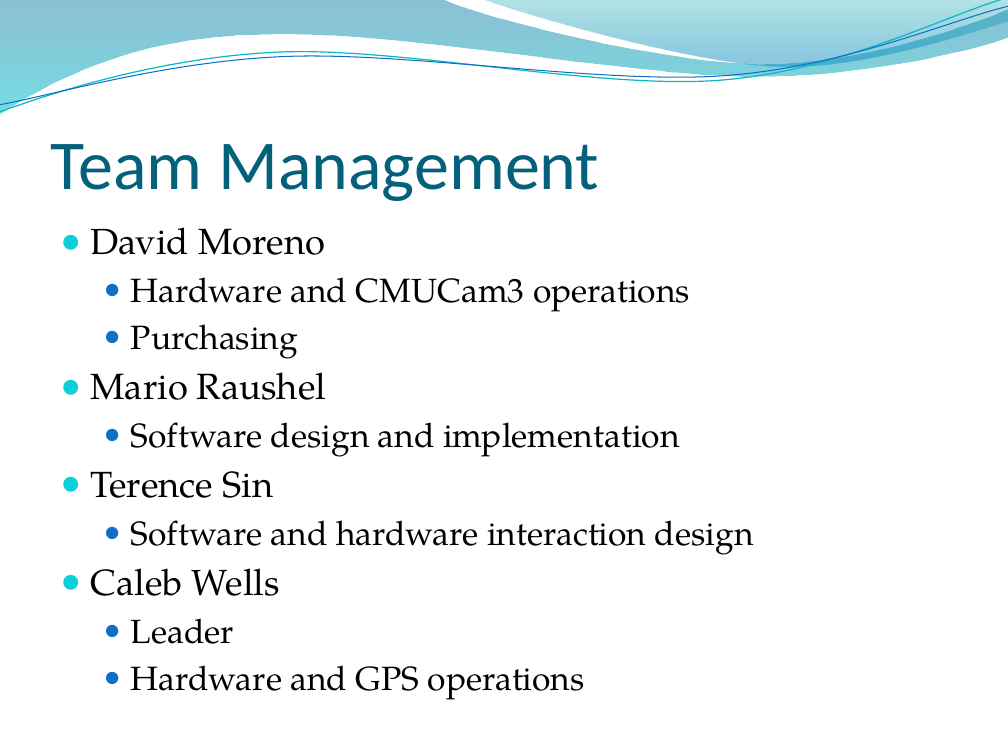
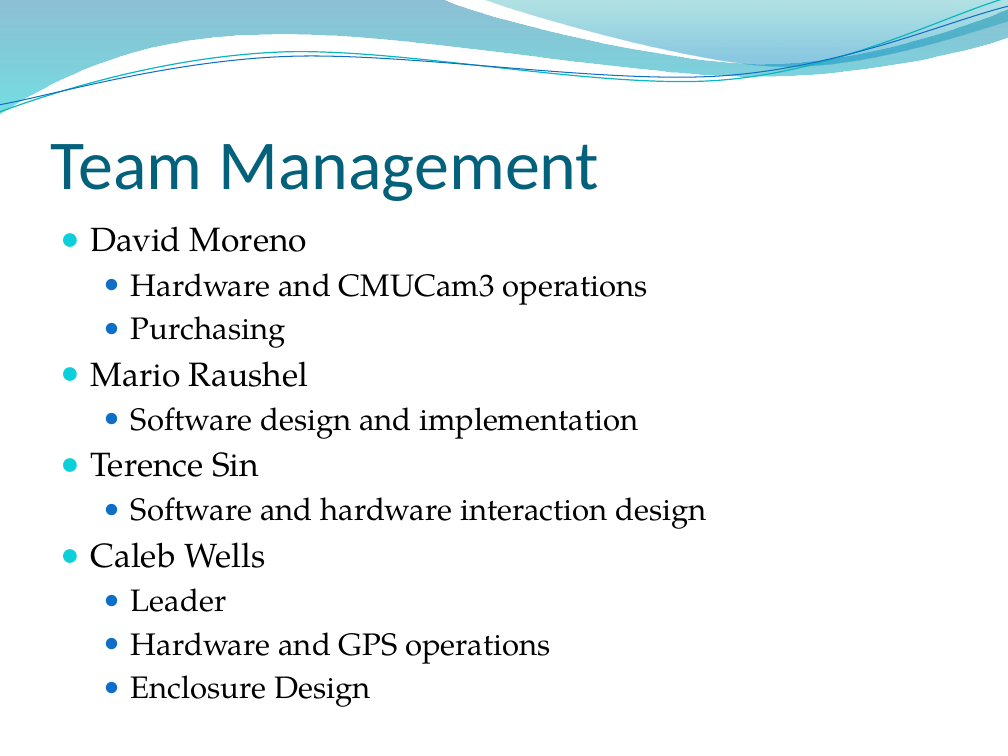
Before and after one commit to tasbal/cpsc483, a slide deck: slide 15 of MISC/Final Presentation.pptx (slide 16 before the commit). Drawn at 1008x756 pixels with LibreOffice and Linux fonts; fonts in the diff are those of the drawing; background and template pictures are left out. Boxes give left, top, right and bottom in pixels: in the first picture for what was removed or moved away, otherwise in the second. Text is boxed around its words. In the diff, an @@ line names an element or a change of style, - is before the commit and + after.

```diff
--- a/MISC/Final Presentation.pptx
+++ b/MISC/Final Presentation.pptx
@@ text at <box>91,226,706,664</box>: size 26 to 24.1 pt in "David Moreno", "Mario Raushel", "Terence Sin", "Caleb Wells"; size 24 to 22.2 pt in "Hardware and CMUCam3 operations", "Purchasing", "Software design and implementation", "Software and hardware interaction design" and 2 more places @@
@@ text at <box>131,675,371,707</box>: paragraph added @@
+  ● Enclosure Design
```
Also in this commit, not shown: 6 other slides changed, 3 slides added, 3 slides removed.
